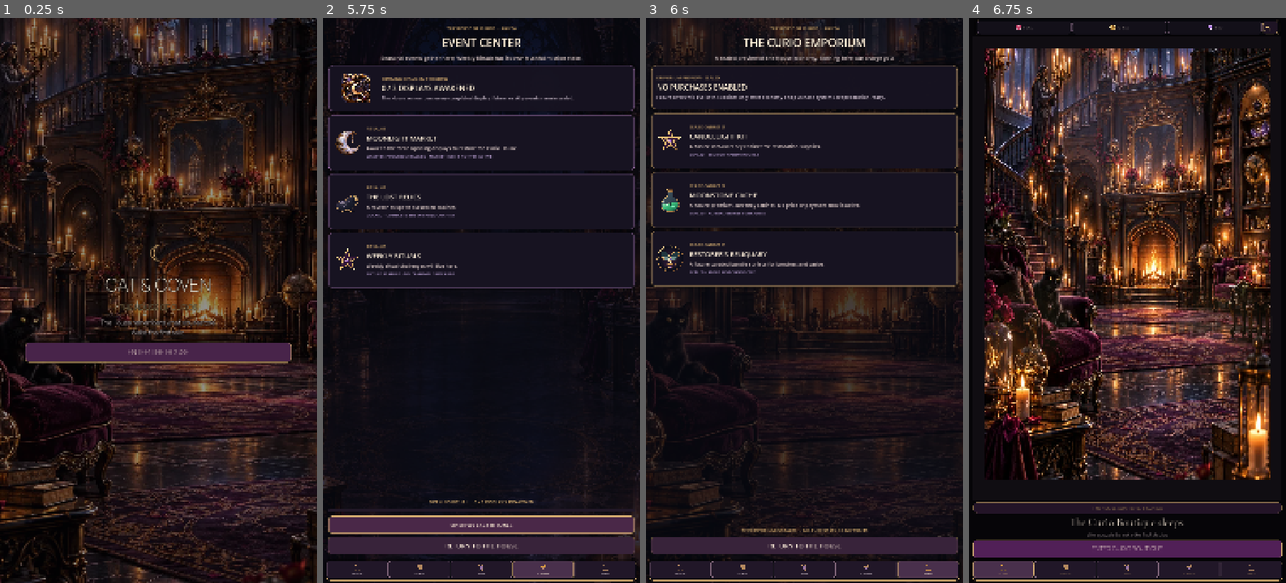
Above: before the commit, frames 1-4 (left to right).
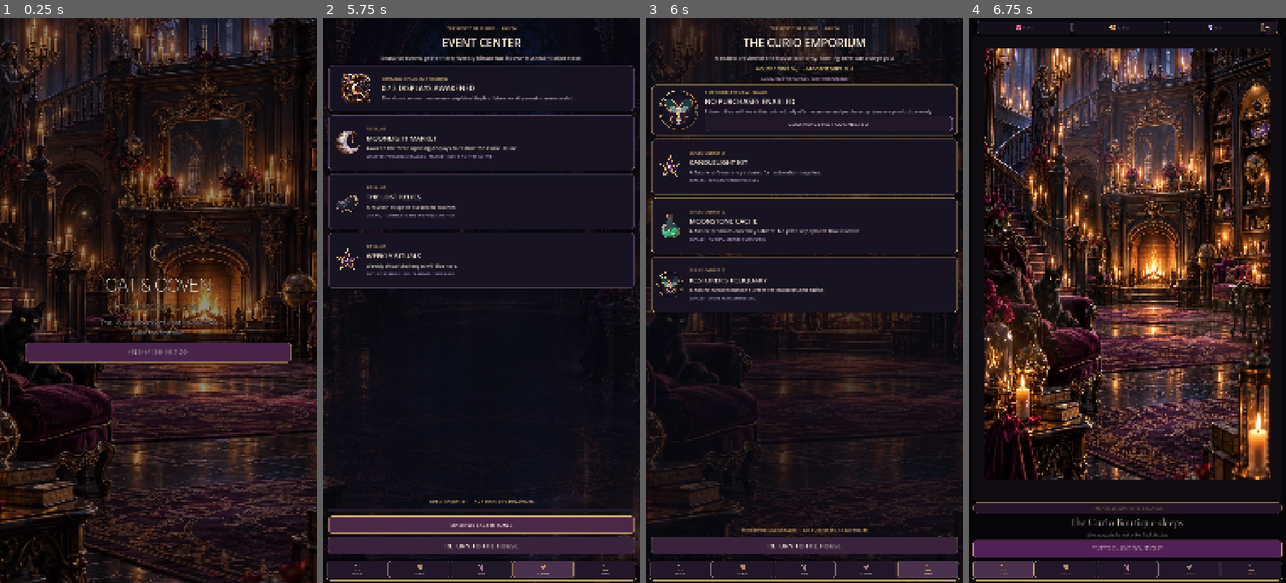
Above: after the commit, the same moments.

Repository: Jay-prodesign/akilta-match3
Game: Godot game, scene res://src/app/app_bootstrap.tscn
Two runs of this game, one before a commit and one after it. Both use one fixed random seed, a clock stepped at 60 frames per second and the inputs below.
Inputs (mouse positions are in pixels of both pictures, inside the frame that each line leads up to):
- Up to frame 1 (0.25 s): no input
- Up to frame 2 (5.75 s): click "ENTER THE HOUSE" at 0.5 s; click "ENTER CURIO BOUTIQUE" at 1.25 s; click (357, 571) at 2 s; click "ENTER CURIO BOUTIQUE" at 2.75 s; click (418, 571) at 3.5 s; click (481, 571) at 4.25 s; click (541, 571) at 5 s
- Up to frame 3 (6 s): click (928, 571) at 5.75 s
- Up to frame 4 (6.75 s): click (1003, 571) at 6.5 s

Frames 1-2 are identical in both runs. In frame 3, 9.5% of the frame differs, in the area x 1-99%, y 8-53%; in frame 4, nothing differs.

Commit message:
Complete truthful review-disabled Shop contract

Diff:
--- a/src/app/app_bootstrap.gd
+++ b/src/app/app_bootstrap.gd
@@ -328,7 +328,9 @@
 	button.add_theme_stylebox_override("normal", normal)
 	button.add_theme_stylebox_override("hover", hover)
 	button.add_theme_stylebox_override("pressed", hover)
+	button.add_theme_stylebox_override("disabled", normal)
 	button.add_theme_color_override("font_color", Color("#FFF0D8"))
+	button.add_theme_color_override("font_disabled_color", Color("#CFC0CF"))
 	button.add_theme_font_size_override("font_size", 19)
 
 func _on_missions_back() -> void:
@@ -429,6 +431,23 @@
 	detail.add_theme_constant_override("outline_size", 2)
 	detail.add_theme_font_size_override("font_size", 18)
 	layout.add_child(detail)
+	if not is_profile and not is_events:
+		var currency_summary := Label.new()
+		currency_summary.name = "ShopCurrencySummary"
+		currency_summary.text = "HOUSE COINS  %,d  ·  MOONSTONES  %,d" % [int(progress.coins) if progress != null else 0, int(progress.gems) if progress != null else 0]
+		currency_summary.horizontal_alignment = HORIZONTAL_ALIGNMENT_CENTER
+		currency_summary.add_theme_color_override("font_color", Color("#F2D08B"))
+		currency_summary.add_theme_color_override("font_outline_color", Color("#080710", 0.86))
+		currency_summary.add_theme_constant_override("outline_size", 2)
+		currency_summary.add_theme_font_size_override("font_size", 17)
+		layout.add_child(currency_summary)
+		var currency_truth := Label.new()
+		currency_truth.name = "ShopCurrencyTruth"
+		currency_truth.text = "LOCAL REVIEW BALANCES · NOT PURCHASABLE"
+		currency_truth.horizontal_alignment = HORIZONTAL_ALIGNMENT_CENTER
+		currency_truth.add_theme_color_override("font_color", Color("#BFA5D8"))
+		currency_truth.add_theme_font_size_override("font_size", 13)
+		layout.add_child(currency_truth)
 
 	var hero := PanelContainer.new()
 	hero.name = "FeatureHero"
@@ -459,6 +478,15 @@
 		event_hero_art.stretch_mode = TextureRect.STRETCH_KEEP_ASPECT_CENTERED
 		event_hero_art.mouse_filter = Control.MOUSE_FILTER_IGNORE
 		hero_row.add_child(event_hero_art)
+	elif not is_profile:
+		var shop_hero_art := TextureRect.new()
+		shop_hero_art.name = "ShopFeaturedOfferArt"
+		shop_hero_art.custom_minimum_size = Vector2(150, 128)
+		shop_hero_art.texture = PieceAssetLoader.ornament("res://assets/curios/ch01_curio_moth_reliquary.svg")
+		shop_hero_art.expand_mode = TextureRect.EXPAND_IGNORE_SIZE
+		shop_hero_art.stretch_mode = TextureRect.STRETCH_KEEP_ASPECT_CENTERED
+		shop_hero_art.mouse_filter = Control.MOUSE_FILTER_IGNORE
+		hero_row.add_child(shop_hero_art)
 	var hero_copy := VBoxContainer.new()
 	hero_copy.name = "HeroCopy"
 	hero_copy.size_flags_horizontal = Control.SIZE_EXPAND_FILL
@@ -487,6 +515,14 @@
 	hero_body.add_theme_color_override("font_color", Color("#CFC0CF"))
 	hero_body.add_theme_font_size_override("font_size", 16)
 	hero_copy.add_child(hero_body)
+	if not is_profile and not is_events:
+		var disabled_action := Button.new()
+		disabled_action.name = "ShopDisabledAction"
+		disabled_action.text = "COMMERCE NOT CONNECTED"
+		disabled_action.custom_minimum_size.y = 52
+		_style_meta_action(disabled_action, false)
+		disabled_action.disabled = true
+		hero_copy.add_child(disabled_action)
 
 	var card_scroll := ScrollContainer.new()
 	card_scroll.name = "FeatureCardScroll"
